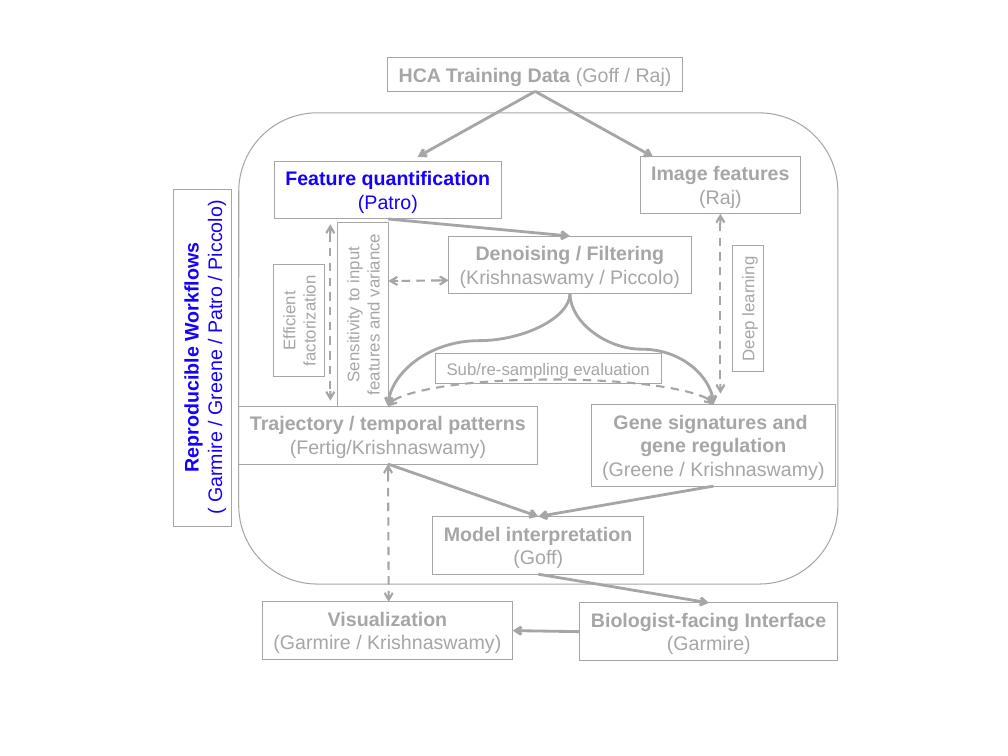
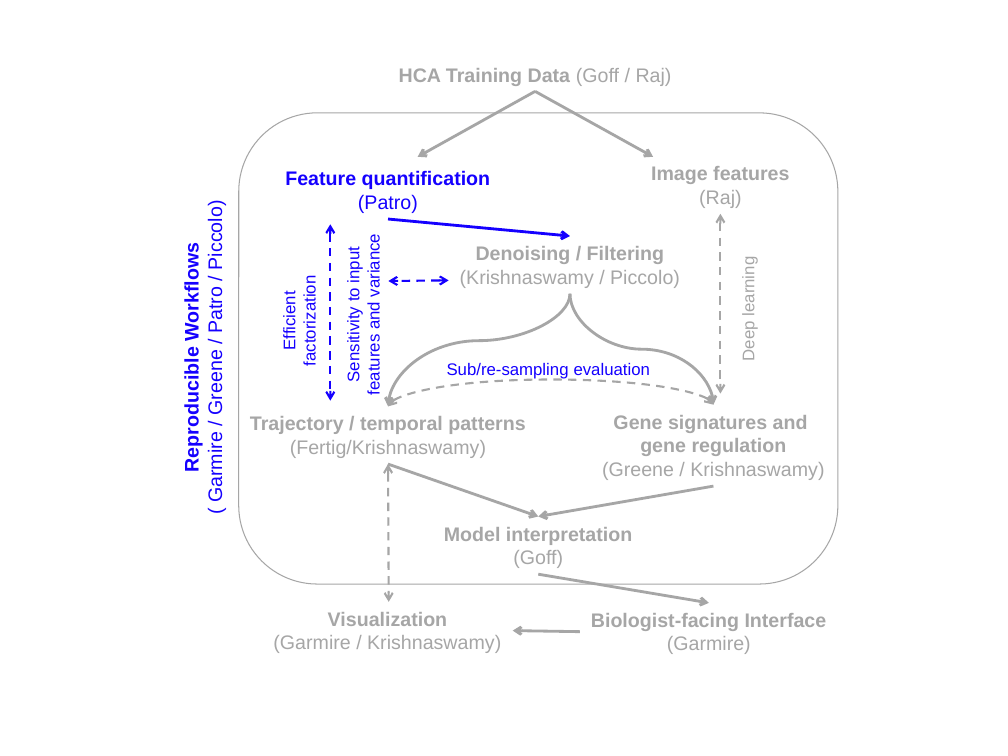
Before and after one commit to rob-p/czi-rfa, a slide deck: slide 1 of CollaborativeNetwork_PatroEdit.pptx. Drawn at 1008x756 pixels with LibreOffice and Linux fonts; fonts in the diff are those of the drawing. Boxes give left, top, right and bottom in pixels: in the first picture for what was removed or moved away, otherwise in the second. Text is boxed around its words. In the diff, an @@ line names an element or a change of style, - is before the commit and + after.

```diff
--- a/CollaborativeNetwork_PatroEdit.pptx
+++ b/CollaborativeNetwork_PatroEdit.pptx
@@ double arrow (331, 225) - (331, 400): stroke #A6A6A6 1.5 pt dashed to #1500FF 1.5 pt dashed @@
@@ arrow (388, 219) - (570, 236): stroke #A6A6A6 2 pt to #1500FF 2 pt @@
@@ text colour #A6A6A6 to #1500FF; outline #A6A6A6 0.75 pt to none in 3 elements at bbox=[344, 240, 383, 394], bbox=[447, 363, 650, 379], bbox=[280, 285, 319, 364] @@
@@ double arrow (449, 280) - (388, 281): stroke #A6A6A6 1.5 pt dashed to #1500FF 1.5 pt dashed @@
@@ 14 texts: place and size @@
-14 texts at bbox=[174, 57, 838, 660]
+14 texts at bbox=[181, 68, 827, 654]
@@ outline #A6A6A6 0.75 pt to none in 11 elements at bbox=[399, 68, 672, 86], bbox=[181, 207, 226, 501], bbox=[444, 527, 632, 568], bbox=[273, 612, 501, 653], bbox=[602, 415, 824, 480], bbox=[250, 416, 525, 458], bbox=[285, 170, 491, 213], bbox=[651, 166, 789, 208], bbox=[739, 263, 758, 360], bbox=[460, 246, 680, 288], bbox=[591, 613, 827, 654] @@
```
Also in this commit, not shown: 2 other files.
